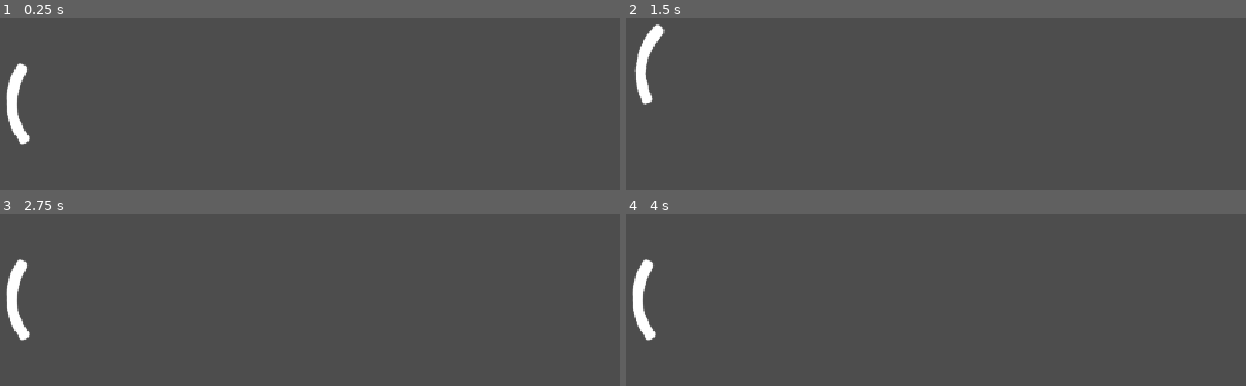
Above: before the commit, frames 1-4 (two rows, left to right).
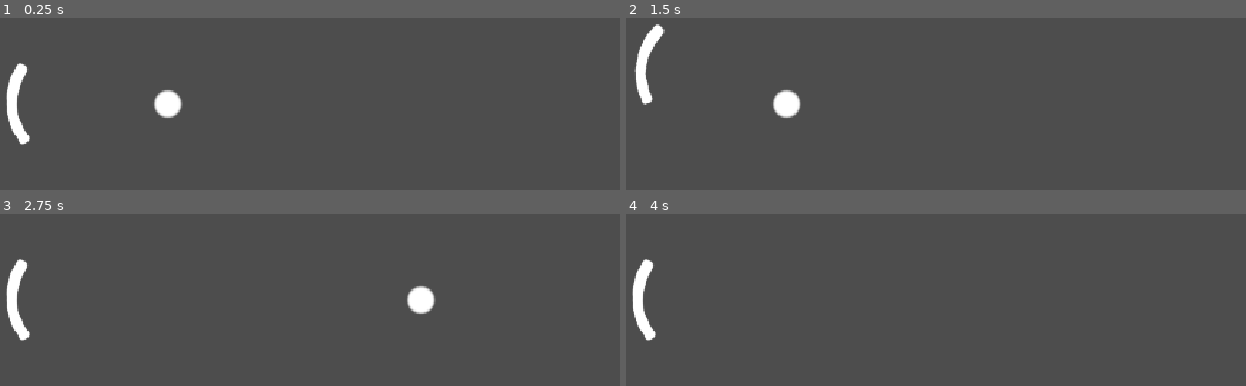
Above: after the commit, the same moments.

Repository: the-byte-wise/Very-Serious-Juniper-Dev-Game-Jam-2026-Submission
Game: Godot game, scene res://scenes/game.tscn
The game is run twice, just before and just after one commit, with the same random seed, the same clock (stepped at 60 frames per second) and the same inputs.
Inputs (mouse positions are in pixels of both pictures, inside the frame that each line leads up to):
- Up to frame 1 (0.25 s): no input
- Up to frame 2 (1.5 s): move the mouse to (1022, 81) at 0.52 s; tap Mouse wheel down (rotate_c_clockwise) at 0.6 s; tap Mouse wheel up (rotate_clockwise) at 0.8, 1.35 s; move the mouse to (688, 126) at 1.27 s
- Up to frame 3 (2.75 s): tap Mouse wheel down (rotate_c_clockwise) at 1.55, 2.1 s; move the mouse to (outside the picture) at 2.02 s; tap Mouse wheel up (rotate_clockwise) at 2.3 s
- Up to frame 4 (4 s): move the mouse to (outside the picture) at 2.77 s; tap Mouse wheel up (rotate_clockwise) at 2.85, 3.8 s; tap Mouse wheel down (rotate_c_clockwise) at 3.05, 3.6 s; move the mouse to (1084, 367) at 3.52 s

The runs differ from the first frame. In frame 1, 0.6% of the frame differs, in the area x 24-30%, y 41-59%; in frame 2, 0.6%; in frame 3, 0.6%, in the area x 65-71%, y 41-59%; in frame 4, nothing differs.

Commit message:
Ball velocity and collision with paddle

Diff:
--- a/project.godot
+++ b/project.godot
@@ -23,14 +23,14 @@
 [input]
 
 rotate_clockwise={
-"deadzone": 0.2,
+"deadzone": 0.0,
 "events": [Object(InputEventMouseButton,"resource_local_to_scene":false,"resource_name":"","device":-1,"window_id":0,"a …(253 unchanged characters)…
 , Object(InputEventKey,"resource_local_to_scene":false,"resource_name":"","device":-1,"window_id":0,"alt_pressed":false …(186 unchanged characters)…
 , Object(InputEventKey,"resource_local_to_scene":false,"resource_name":"","device":-1,"window_id":0,"alt_pressed":false …(183 unchanged characters)…
 ]
 }
 rotate_c_clockwise={
-"deadzone": 0.2,
+"deadzone": 0.0,
 "events": [Object(InputEventMouseButton,"resource_local_to_scene":false,"resource_name":"","device":-1,"window_id":0,"a …(253 unchanged characters)…
 , Object(InputEventKey,"resource_local_to_scene":false,"resource_name":"","device":-1,"window_id":0,"alt_pressed":false …(186 unchanged characters)…
 , Object(InputEventKey,"resource_local_to_scene":false,"resource_name":"","device":-1,"window_id":0,"alt_pressed":false …(182 unchanged characters)…
--- /dev/null
+++ b/scenes/ball.gd
@@ -0,0 +1,16 @@
+extends CharacterBody2D
+
+const SPEED = 600.0
+const CENTER = Vector2.ZERO
+
+var angle := 0
+
+func _ready() -> void:
+	velocity = Vector2(-1, 0).normalized() * SPEED
+
+func _physics_process(delta: float) -> void:
+	var collision = move_and_collide(velocity * delta)
+	if collision:
+		velocity = velocity.bounce(collision.get_normal())
+		if collision.get_collider().has_method("hit"):
+			collision.get_collider().hit()
--- /dev/null
+++ b/scenes/ball.tscn
@@ -0,0 +1,17 @@
+[gd_scene format=3 uid="uid://b7mxgemdpg4w7"]
+
+[ext_resource type="Texture2D" uid="uid://dinohjuy3wfa0" path="res://assets/ball.png" id="1_7s4qf"]
+[ext_resource type="Script" uid="uid://dhlodbesgxjw" path="res://scenes/ball.gd" id="1_cxlvu"]
+
+[sub_resource type="CircleShape2D" id="CircleShape2D_7s4qf"]
+radius = 88.005684
+
+[node name="ball" type="CharacterBody2D" unique_id=1369433731]
+script = ExtResource("1_cxlvu")
+
+[node name="Sprite2D" type="Sprite2D" parent="." unique_id=536998485]
+position = Vector2(2, 6)
+texture = ExtResource("1_7s4qf")
+
+[node name="CollisionShape2D" type="CollisionShape2D" parent="." unique_id=2126209458]
+shape = SubResource("CircleShape2D_7s4qf")
--- a/scenes/game.tscn
+++ b/scenes/game.tscn
@@ -1,6 +1,7 @@
 [gd_scene format=3 uid="uid://brgipnyhivoa5"]
 
 [ext_resource type="PackedScene" uid="uid://bututiudovybv" path="res://scenes/player.tscn" id="1_uwrxv"]
+[ext_resource type="PackedScene" uid="uid://b7mxgemdpg4w7" path="res://scenes/ball.tscn" id="2_yqjtg"]
 
 [node name="game" type="Node2D" unique_id=561386549]
 
@@ -10,3 +11,6 @@
 
 [node name="camera" type="Camera2D" parent="." unique_id=287122934]
 zoom = Vector2(0.5, 0.5)
+
+[node name="ball" parent="." unique_id=1369433731 instance=ExtResource("2_yqjtg")]
+scale = Vector2(0.45, 0.45)
--- a/scripts/player.gd
+++ b/scripts/player.gd
@@ -3,15 +3,45 @@
 const ROTATION_SPEED = 3.0
 const RADIUS = 600.0
 const CENTER = Vector2.ZERO
+const BOUNCE_FORCE = 600.0
 
 var angle: float = PI
 
-func _ready():
+func _ready() -> void:
 	global_position = CENTER + Vector2(cos(angle), sin(angle)) * RADIUS
 
+# Not good for collision physics,
 func _physics_process(delta: float) -> void:
 	var direction = Input.get_axis("rotate_c_clockwise", "rotate_clockwise")
 
 	angle += direction * ROTATION_SPEED * delta
 	global_position = CENTER + Vector2(cos(angle), sin(angle)) * RADIUS
+
 	look_at(CENTER)
+
+func _on_ball_entered(body: Node):
+	var ball := body as RigidBody2D
+
+	if not ball:
+		return
+
+	var direction = (ball.global_position - global_position).normalized()
+	ball.apply_central_impulse(direction * BOUNCE_FORCE)
+
+# Not good for keeping the paddle on the circle but does the physics math automatically
+#func _physics_process(delta: float) -> void:
+	#var offset = global_position - CENTER
+	#var distance = offset.length()
+	#
+	#var input = Input.get_axis("rotate_c_clockwise", "rotate_clockwise")
+	#
+	#var tangent = Vector2(-offset.y, offset.x).normalized()
+	#velocity = tangent * input * ROTATION_SPEED * RADIUS
+	#
+	## Readjust if a collision pushes the paddle away from the circle
+	#if distance > 0:
+		#var radial_dir = offset / distance
+		#velocity += radial_dir * (distance - RADIUS) * -10.0 * delta
+	#
+	#move_and_slide()
+	#look_at(CENTER)
Binary file added: assets/ball.png
Not shown, added: assets/ball.png.import
Not shown, added: scenes/ball.gd.uid
Not shown, added: assets/ball.xcf
